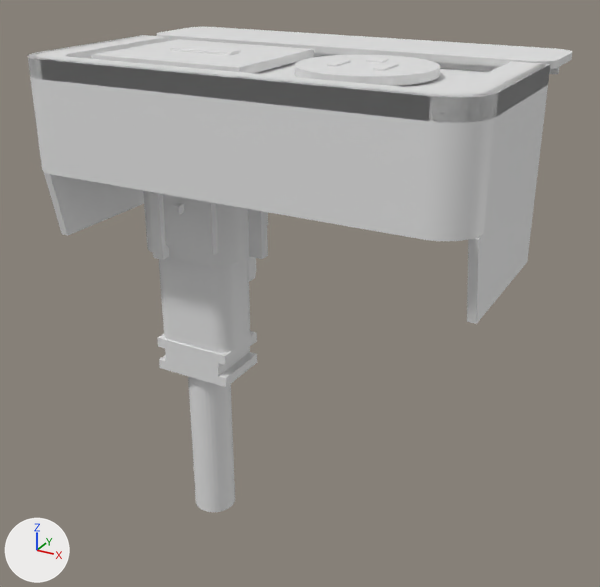
Two versions of the OBJ model accurate_models/mated_assembly.obj, one commit apart.
Rendered twice from a 50 mm camera at (124.0, -275.0, 34.0) aimed at (-1.0, -47.0, -80.0). The axes (+X, +Y, +Z) are drawn at lower left. The lights are the same throughout. The picture after the commit comes second. Where no turn or scale is listed for an object, it has been applied to the vertices. Vertices at exactly the same position are counted once.

In view in the first picture: 'mated_assembly'.
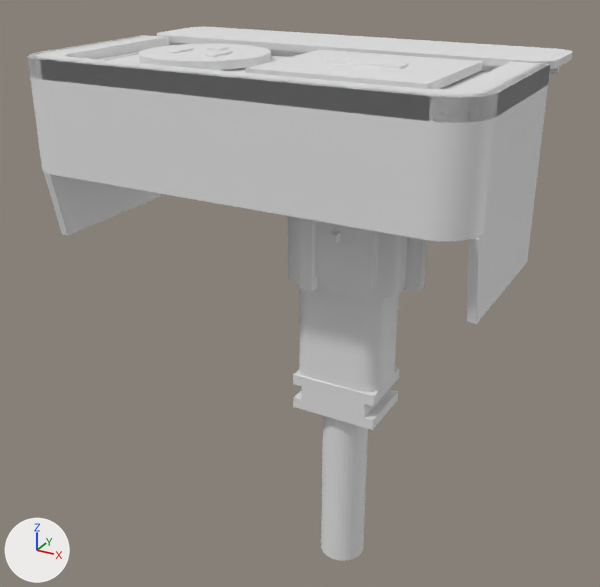
What differs and where, as boxes (x1, y1, x2, y2) in the pictures (600 x 587 px; the box of a moved part takes in the faces that stretch with it):
```json
{"object": "mated_assembly", "change": "reshaped", "before": [28, 27, 572, 512], "after": [28, 27, 572, 561], "on screen": "10% taller"}
{"part": 1, "of": "me_mated_assembly", "change": "moved or reshaped", "before": [92, 39, 314, 73], "after": [245, 49, 483, 89]}
{"part": 2, "of": "me_mated_assembly", "change": "moved or reshaped", "before": [170, 46, 241, 55], "after": [326, 58, 408, 69]}
{"part": 3, "of": "me_mated_assembly", "change": "moved or reshaped", "before": [295, 55, 440, 86], "after": [139, 44, 271, 70]}
{"part": 4, "of": "me_mated_assembly", "change": "moved or reshaped", "before": [327, 60, 351, 67], "after": [167, 48, 193, 54]}
{"part": 5, "of": "me_mated_assembly", "change": "moved or reshaped", "before": [373, 63, 399, 71], "after": [205, 51, 233, 57]}
{"part": 6, "of": "me_mated_assembly", "change": "moved or reshaped", "before": [162, 194, 268, 255], "after": [315, 221, 378, 288]}
{"part": 7, "of": "me_mated_assembly", "change": "moved or reshaped", "before": [173, 203, 184, 215], "after": [330, 231, 341, 244]}
{"part": 8, "of": "me_mated_assembly", "change": "moved or reshaped", "before": [143, 191, 268, 281], "after": [288, 216, 427, 307]}
{"part": 9, "of": "me_mated_assembly", "change": "moved or reshaped", "before": [157, 331, 257, 387], "after": [293, 367, 399, 430]}
{"part": 10, "of": "me_mated_assembly", "change": "moved or reshaped", "before": [159, 257, 250, 353], "after": [299, 285, 399, 392]}
{"part": 11, "of": "me_mated_assembly", "change": "moved or reshaped", "before": [188, 376, 235, 512], "after": [321, 416, 368, 561]}
```

Edits to the scene script, one JSON object a line:
```json
{"block": "me_mated_assembly", "where": "me_mated_assembly.from_pydata(...)  # 4172 vertices, 8708 faces; spans x -71.0..71.0, y -95.0..0.0, z -166.0..1.0"}
{"block": "me_mated_assembly", "where": "# used by ob_mated_assembly; location = (0.0, 0.0, 0.0)"}
{"block": "me_mated_assembly", "change": "me_mated_assembly part 1: the loose piece of 8 vertices spanning x -53.0..-1.0, y -81.0..-38.0, z -2.0..0.0 is moved by (54.0, 0.0, 0.0)"}
{"block": "me_mated_assembly", "change": "me_mated_assembly part 2: the loose piece of 8 vertices spanning x -38.0..-16.0, y -62.0..-56.0, z 0.0..1.0 is moved by (54.0, 0.0, 0.0)"}
{"block": "me_mated_assembly", "change": "me_mated_assembly part 3: the loose piece of 66 vertices spanning x 7.0..47.0, y -79.0..-39.0, z -2.0..0.0 is moved by (-54.0, 0.0, 0.0)"}
{"block": "me_mated_assembly", "change": "me_mated_assembly part 4: the loose piece of 8 vertices spanning x 19.0..21.0, y -67.0..-57.0, z -2.0..1.0 is moved by (-54.0, 0.0, 0.0)"}
{"block": "me_mated_assembly", "change": "me_mated_assembly part 5: the loose piece of 8 vertices spanning x 32.0..36.0, y -67.0..-57.0, z -2.0..1.0 is moved by (-54.0, 0.0, 0.0)"}
{"block": "me_mated_assembly", "change": "me_mated_assembly part 6: the loose piece of 8 vertices spanning x -38.0..-16.0, y -76.0..-43.0, z -59.0..-36.0 is moved by (54.0, 0.0, 0.0)"}
{"block": "me_mated_assembly", "change": "me_mated_assembly part 7: the loose piece of 8 vertices spanning x -28.0..-26.0, y -78.0..-76.0, z -46.0..-44.0 is moved by (54.0, 0.0, 0.0)"}
{"block": "me_mated_assembly", "change": "me_mated_assembly part 8: the loose piece of 882 vertices spanning x -47.0..-7.0, y -78.0..-45.0, z -78.0..-41.0 is moved by (54.0, 0.0, 0.0)"}
{"block": "me_mated_assembly", "change": "me_mated_assembly part 9: 157 of the vertices in x -44.0..-15.0, y -72.0..-52.0, z -108.0..-96.0 are moved by (54.0, 0.0, 0.0)"}
{"block": "me_mated_assembly", "change": "me_mated_assembly part 10: 108 of the vertices in x -44.0..-15.0, y -72.0..-53.0, z -63.0..-47.0 are moved by (54.0, 0.0, 0.0)"}
{"block": "me_mated_assembly", "change": "me_mated_assembly part 11: 33 of the vertices in x -37.0..-22.0, y -70.0..-55.0, z -166.0 are moved by (54.0, 0.0, 0.0)"}
```
